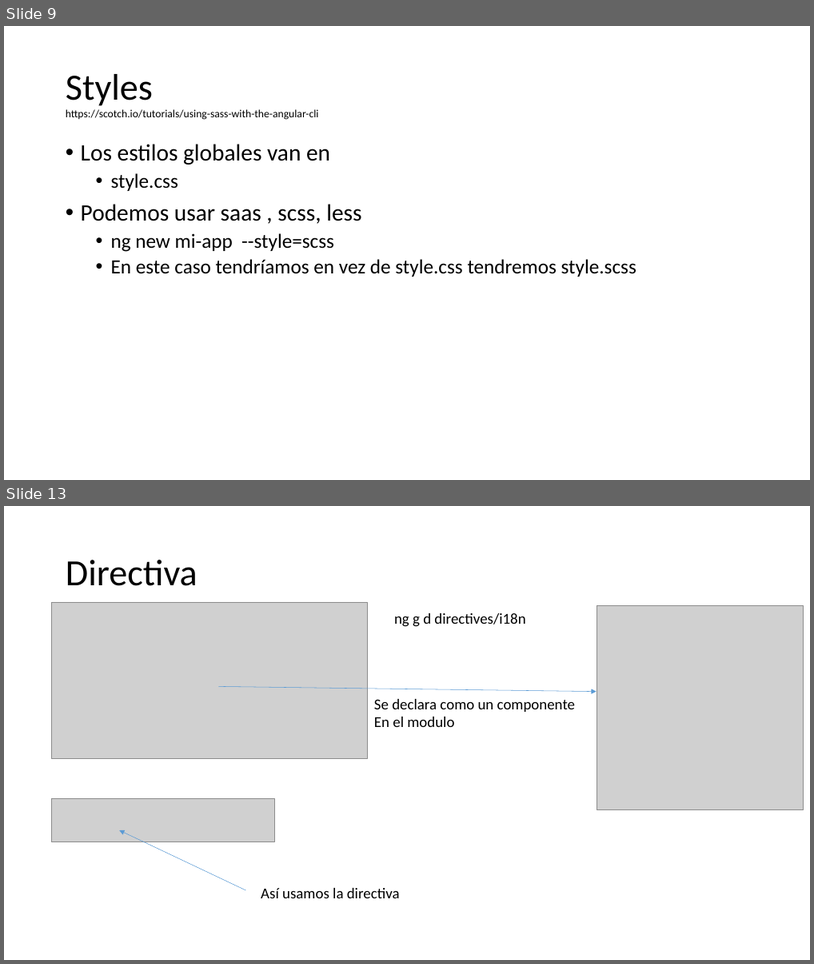
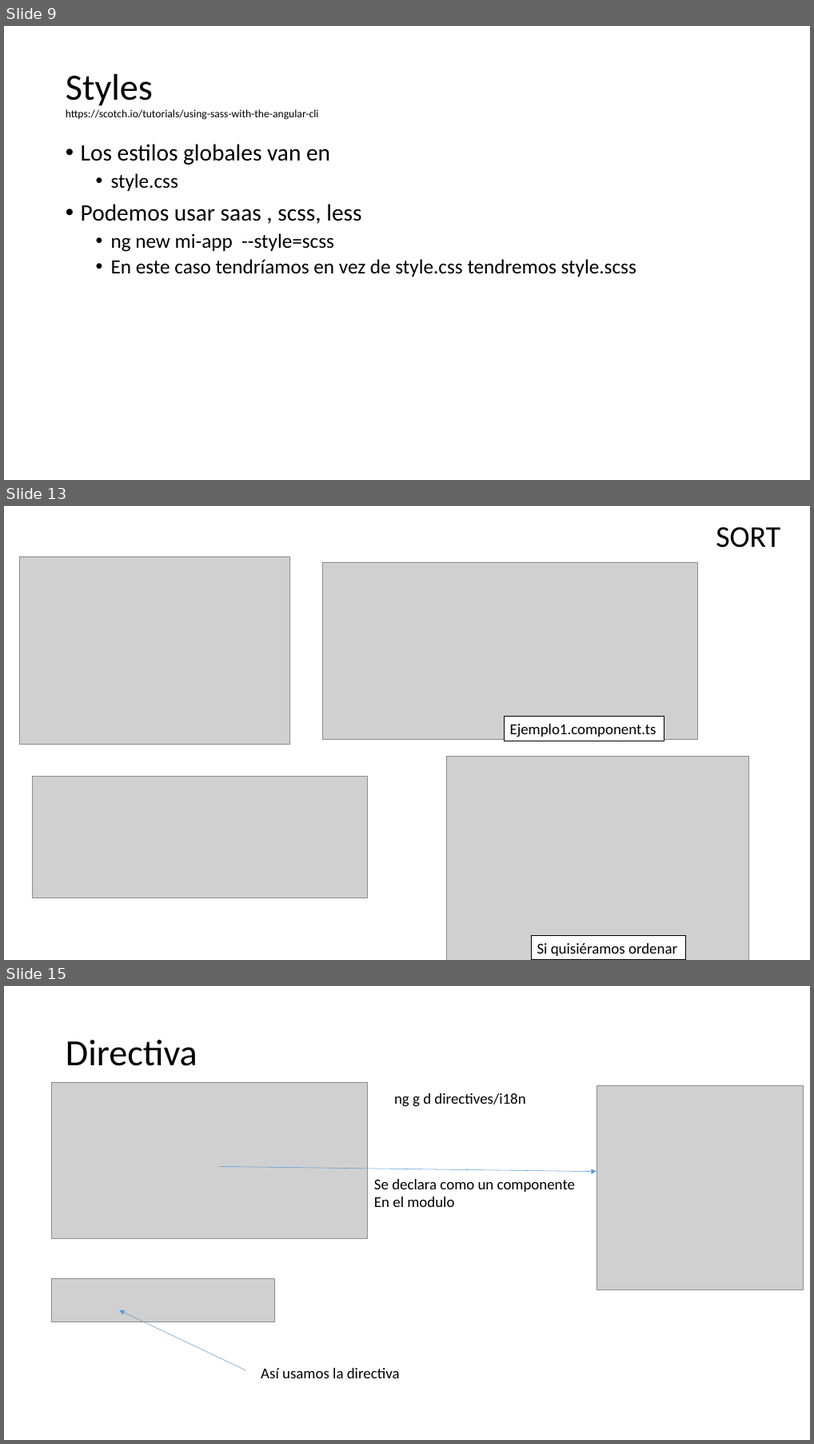
Before and after one commit to Jviejo/frontent, a slide deck: doc/pec3.pptx. Shown one above the other, each under a label of ours: slides 9 and 13 before the commit, slides 9, 13 and 15 after it; the slides between them are not shown. The pictures are 814x964 and 814x1444 pixels, drawn with LibreOffice and Linux fonts; fonts in the diff are those of the drawing; grey boxes stand for pictures. Boxes give left, top, right and bottom in pixels: in the first picture for what was removed or moved away, otherwise in the second. Text is boxed around its words. In the diff, an @@ line names an element or a change of style, - is before the commit and + after.

```diff
--- a/doc/pec3.pptx
+++ b/doc/pec3.pptx
@@ slide 13 added at box(4, 506, 810, 960), background #FFFFFF @@
@@ text added at box(716, 527, 781, 548), 36 pt, text #000000 @@
+SORT
@@ picture added at box(19, 557, 290, 744) @@
@@ picture added at box(323, 562, 698, 739) @@
@@ rectangle added at box(504, 716, 665, 740), fill #FFFFFF, outline #000000 1 pt, 18 pt, text #000000 @@
+Ejemplo1.component.ts
@@ picture added at box(447, 756, 750, 960) @@
@@ picture added at box(33, 776, 367, 897) @@
@@ rectangle added at box(531, 936, 686, 960), fill #FFFFFF, outline #000000 1 pt, 18 pt, text #000000 @@
+Si quisiéramos ordenar
@@ what was slide 13 is now slide 15 @@
```
Also in this commit, not shown: 2 slides changed, 3 other slides added, 1 slide removed, 27 other files.
